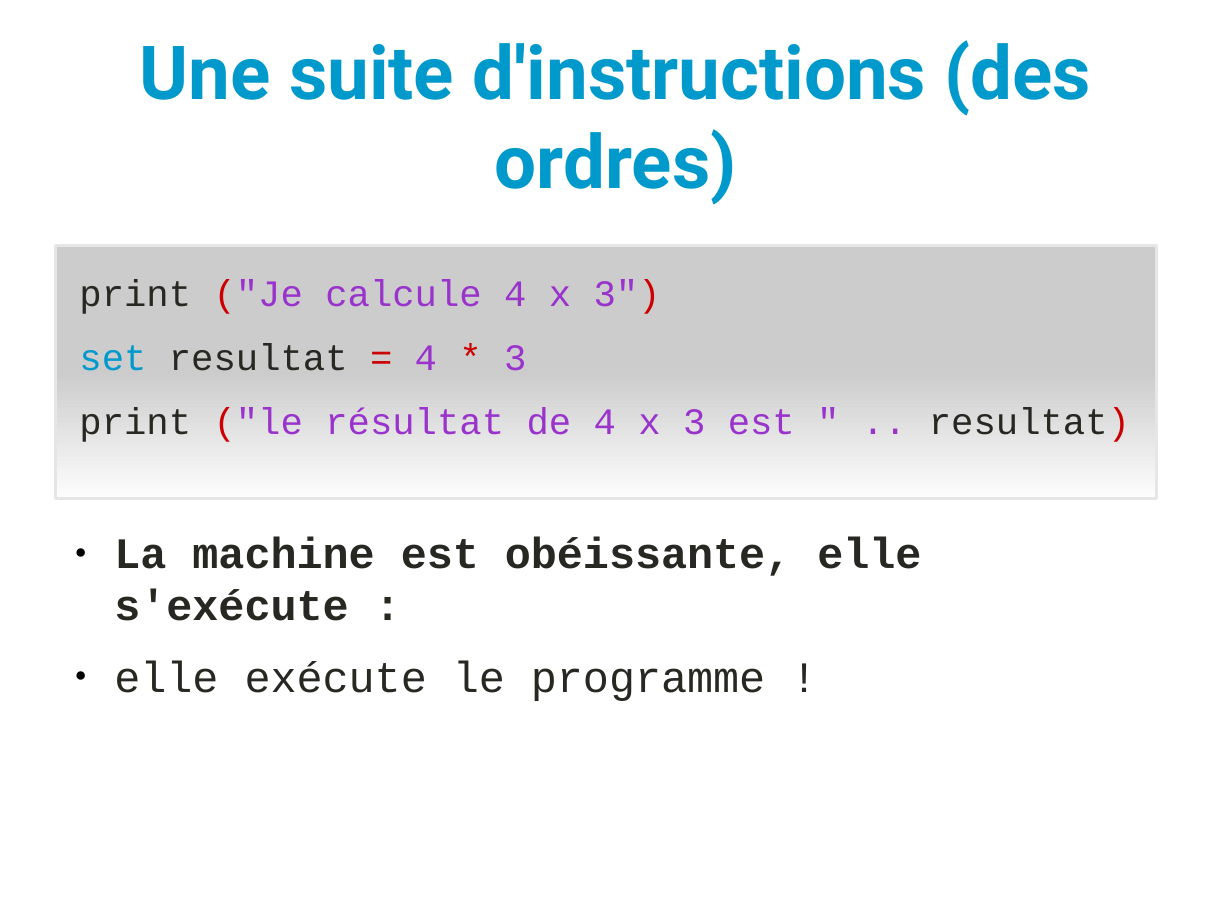
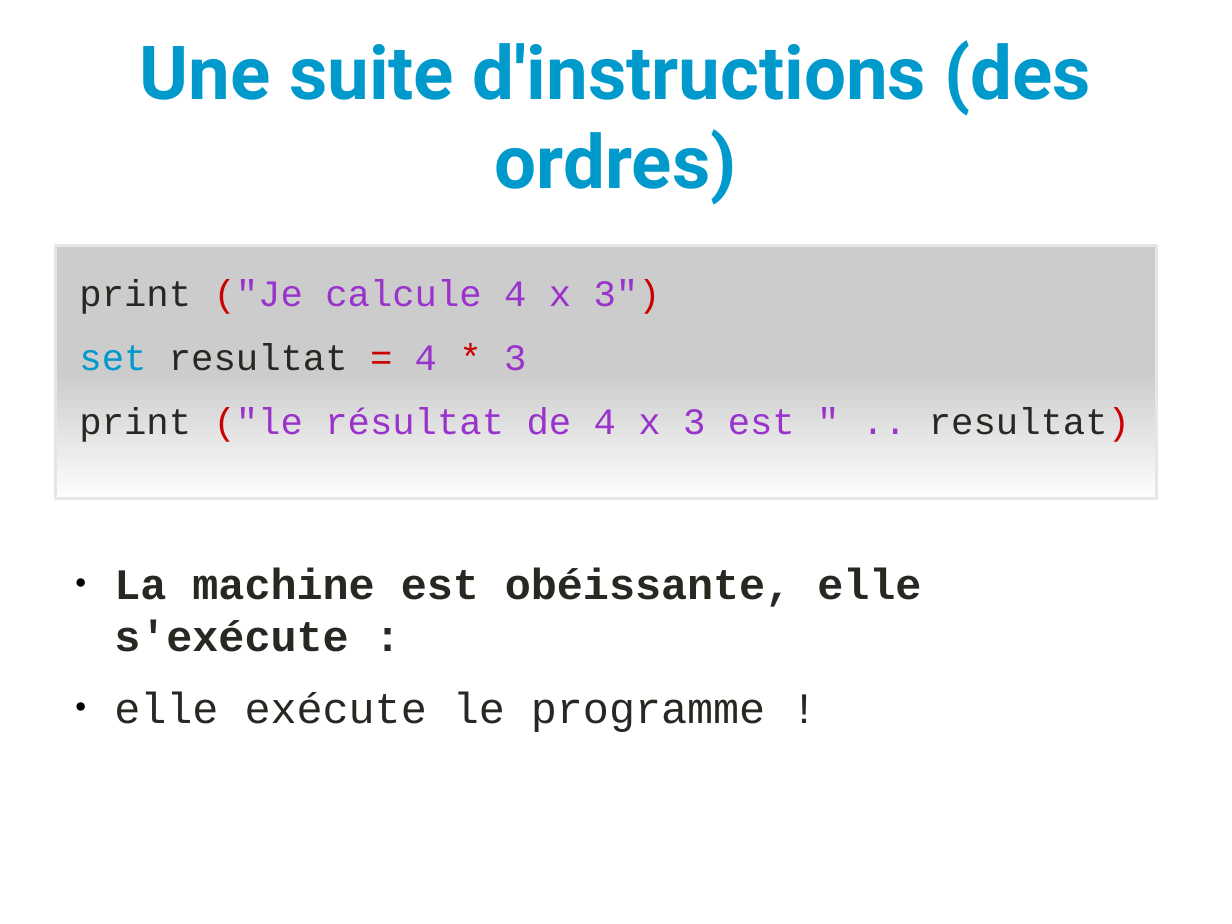
Before and after one commit to YannCaron/Devoxx4Kids-2015, a slide deck: slide 3 of Presentation.odp. Drawn at 1232x924 pixels with LibreOffice and Linux fonts; fonts in the diff are those of the drawing. Boxes give left, top, right and bottom in pixels: in the first picture for what was removed or moved away, otherwise in the second. Text is boxed around its words. In the diff, an @@ line names an element or a change of style, - is before the commit and + after.

```diff
--- a/Presentation.odp
+++ b/Presentation.odp
@@ text "La machine est obéissante, elle ...": place and size @@
-text "La machine est obéissante, elle ..." at [114,537,921,701]
+text "La machine est obéissante, elle ..." at [114,567,921,732]
```
Also in this commit, not shown: 4 other slides changed.
